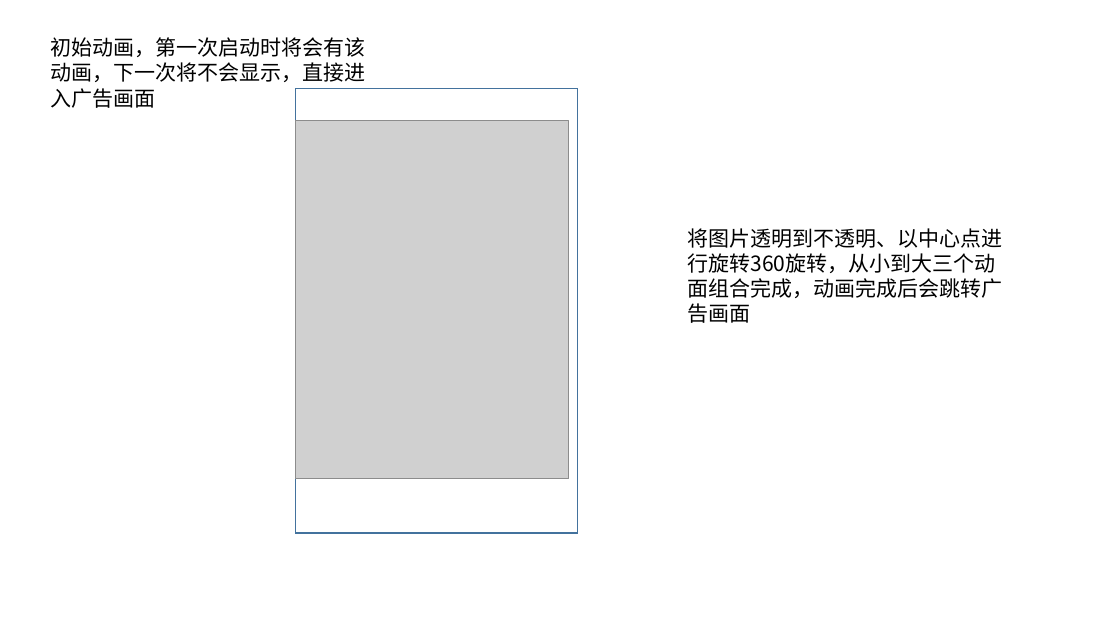
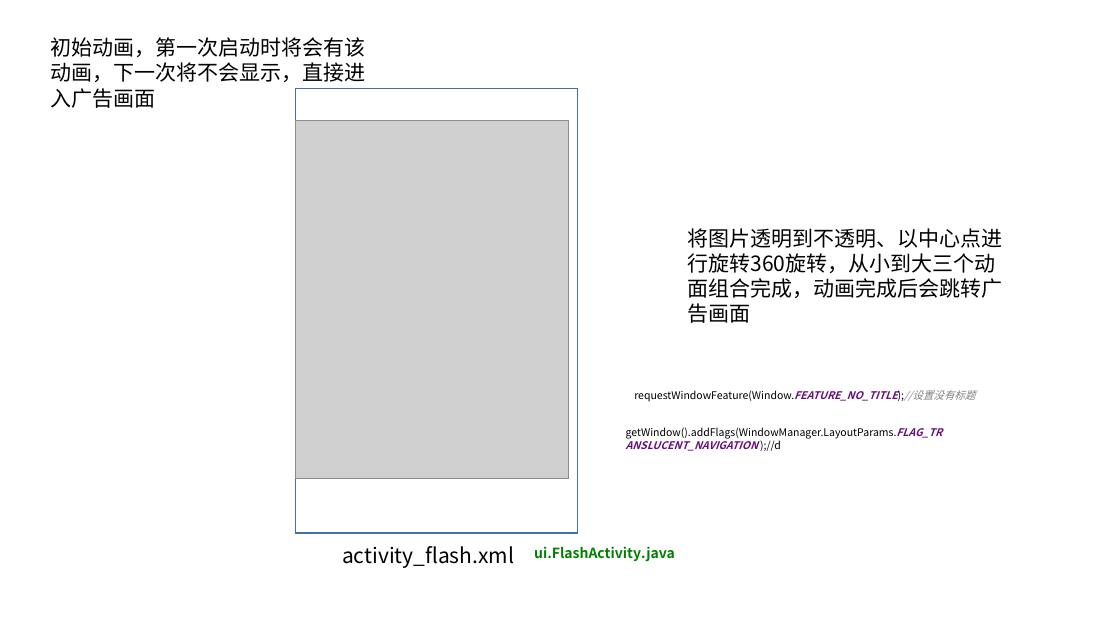
Before and after one commit to liufu627/mynews, a slide deck: slide 1 of detail.pptx. Drawn at 1120x630 pixels with LibreOffice and Linux fonts; fonts in the diff are those of the drawing; grey boxes stand for pictures. Boxes give left, top, right and bottom in pixels: in the first picture for what was removed or moved away, otherwise in the second. Text is boxed around its words. In the diff, an @@ line names an element or a change of style, - is before the commit and + after.

```diff
--- a/detail.pptx
+++ b/detail.pptx
@@ text added at (x1=634, y1=390, x2=975, y2=402), 9 pt, text #000000 @@
+requestWindowFeature(Window.FEATURE_NO_TITLE);//设置没有标题
@@ text added at (x1=626, y1=427, x2=942, y2=451), 9 pt, text #000000 @@
+getWindow().addFlags(WindowManager.LayoutParams.FLAG_TRANSLUCENT_NAVIGATION );//d
@@ text added at (x1=342, y1=546, x2=514, y2=568), 18 pt, text #000000 @@
+activity_flash.xml
@@ text added at (x1=534, y1=546, x2=675, y2=562), 12 pt, text #008000, bold @@
+ui.FlashActivity.java
```
Also in this commit, not shown: 1 other slide changed, 29 other files.
